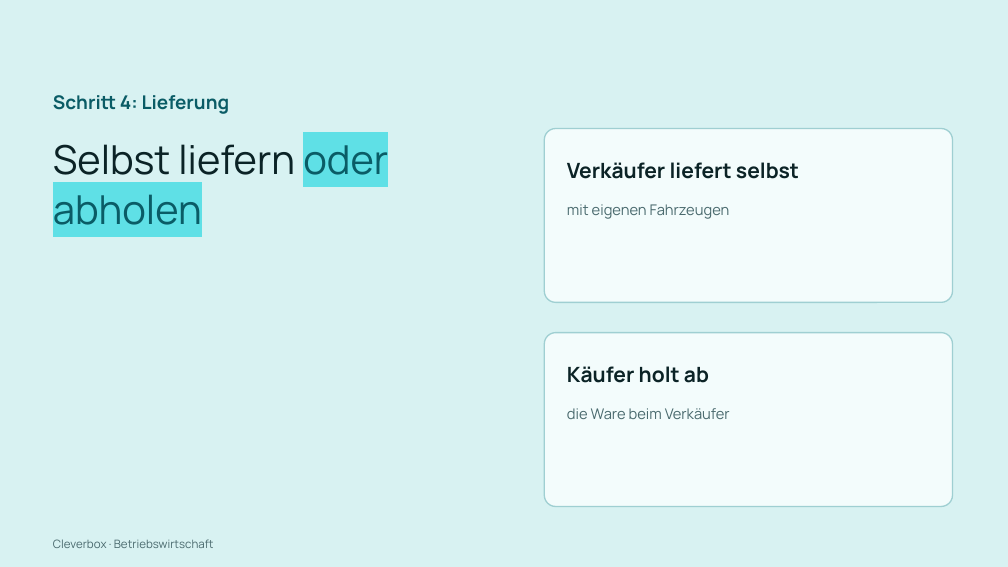
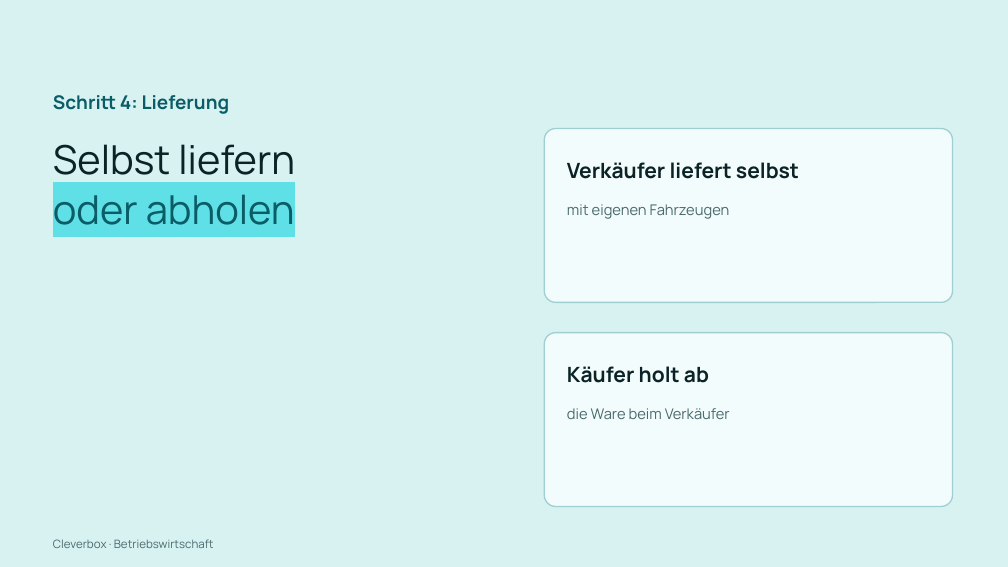
Before and after one commit to arminheske/claudecloud, a slide deck: slide 45 of videoslides/cleverbox-abwicklung-kauf-slides.pptx. Drawn at 1008x567 pixels with LibreOffice and Linux fonts; fonts in the diff are those of the drawing. Boxes give left, top, right and bottom in pixels: in the first picture for what was removed or moved away, otherwise in the second. Text is boxed around its words. In the diff, an @@ line names an element or a change of style, - is before the commit and + after.

```diff
--- a/videoslides/cleverbox-abwicklung-kauf-slides.pptx
+++ b/videoslides/cleverbox-abwicklung-kauf-slides.pptx
@@ text at [53,144,295,225]: text changed @@
-Selbst liefern oder abholen
+Selbst liefern
+oder abholen
```
Also in this commit, not shown: 60 other slides changed, 1 other file.
